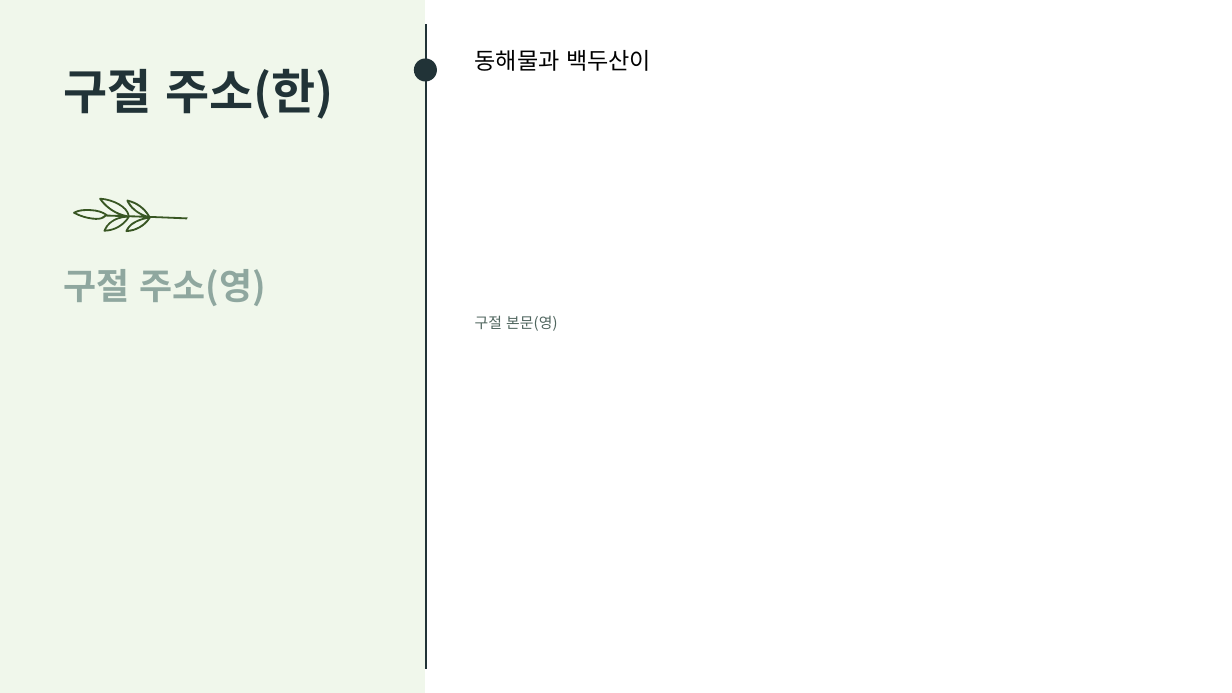
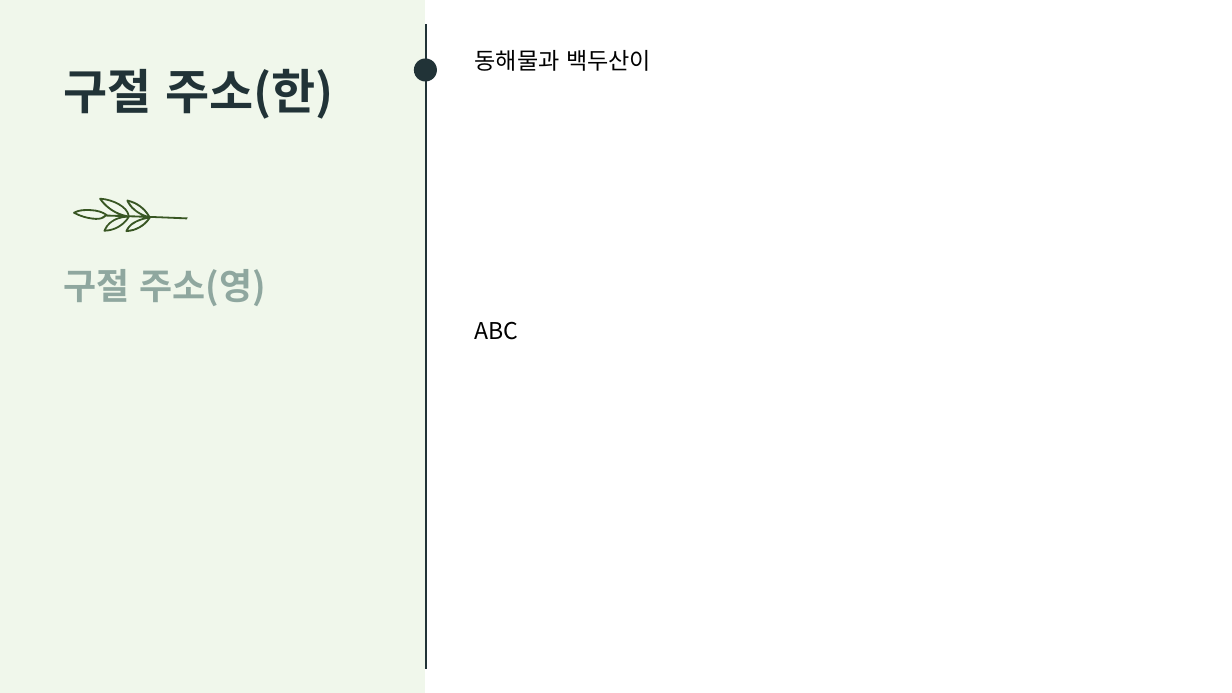
Before and after one commit to mmminq/Bible_Reference_to_PPT, a slide deck: slide 1 of template.pptx. Drawn at 1232x693 pixels with LibreOffice and Linux fonts; fonts in the diff are those of the drawing. Boxes give left, top, right and bottom in pixels: in the first picture for what was removed or moved away, otherwise in the second. Text is boxed around its words. In the diff, an @@ line names an element or a change of style, - is before the commit and + after.

```diff
--- a/template.pptx
+++ b/template.pptx
@@ text removed at <box>475,315,557,331</box> @@
-구절 본문(영)
@@ text added at <box>475,321,519,340</box>, 18 pt, text #000000 @@
+ABC
```
Also in this commit, not shown: 2 other files.
